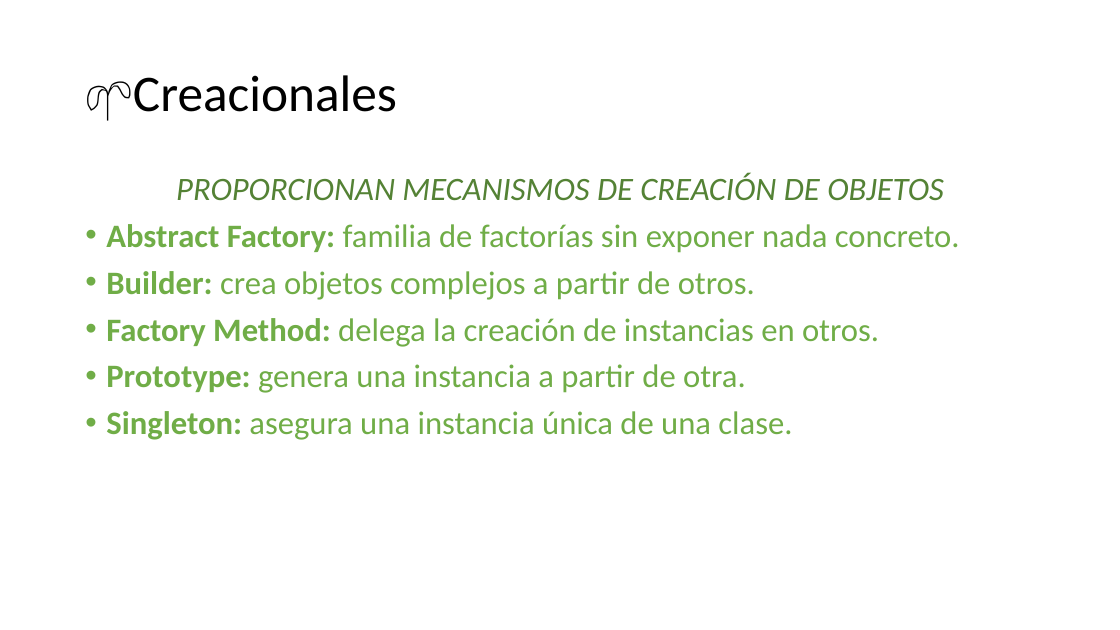
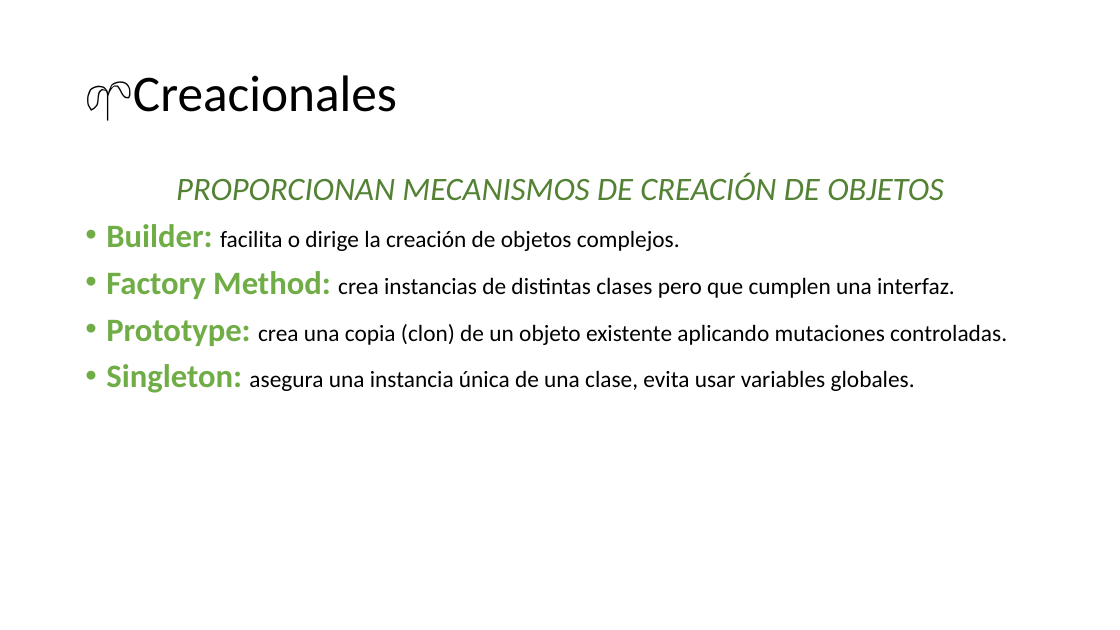
Before and after one commit to AlbertoBasalo/principles-and-patterns, a slide deck: slide 18 of docs/principles-and-practices.pptx. Drawn at 1120x630 pixels with LibreOffice and Linux fonts; fonts in the diff are those of the drawing. Boxes give left, top, right and bottom in pixels: in the first picture for what was removed or moved away, otherwise in the second. Text is boxed around its words. In the diff, an @@ line names an element or a change of style, - is before the commit and + after.

```diff
--- a/docs/principles-and-practices.pptx
+++ b/docs/principles-and-practices.pptx
@@ text at bbox=[106, 224, 1007, 393]: text changed; size 28 to 20 pt; text colour #70AD47 to #000000 @@
-• Abstract Factory: familia de factorías sin exponer nada concreto.
-• Builder: crea objetos complejos a partir de otros.
-• Factory Method: delega la creación de instancias en otros.
-• Prototype: genera una instancia a partir de otra.
-• Singleton: asegura una instancia única de una clase.
+• Builder: facilita o dirige la creación de objetos complejos.
+• Factory Method: crea instancias de distintas clases pero que cumplen una interfaz.
+• Prototype: crea una copia (clon) de un objeto existente aplicando mutaciones controladas.
+• Singleton: asegura una instancia única de una clase, evita usar variables globales.
```
Also in this commit, not shown: 3 other slides changed, 5 slides removed, 12 other files.
